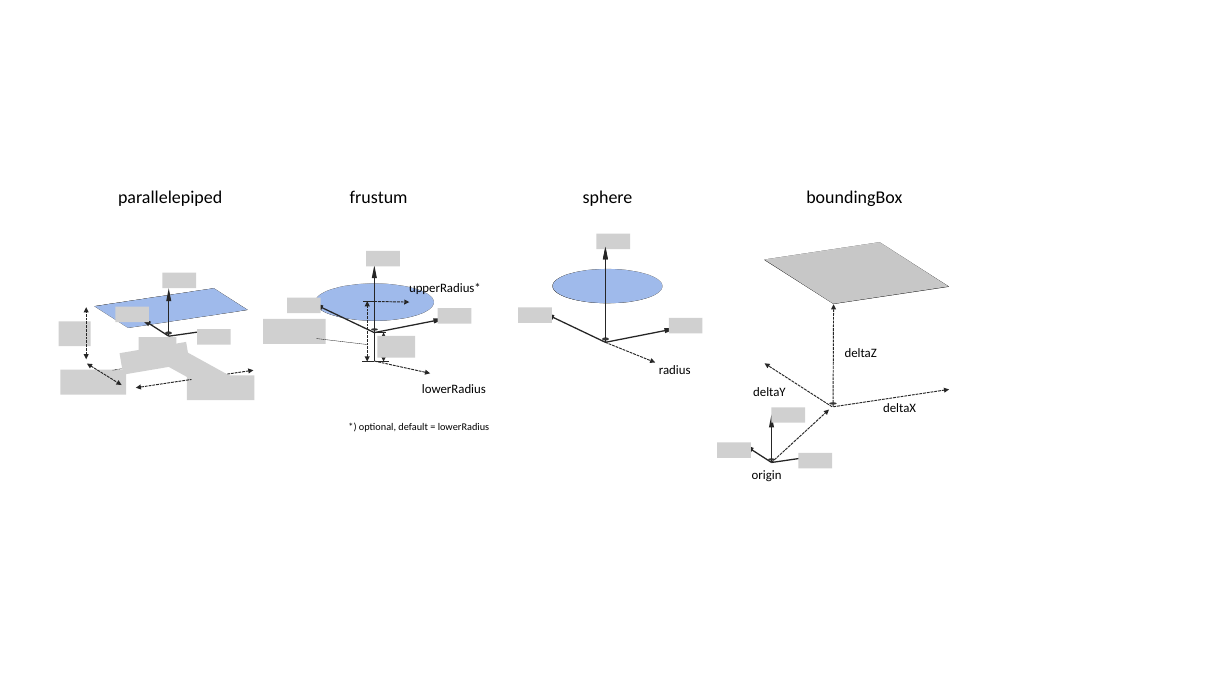
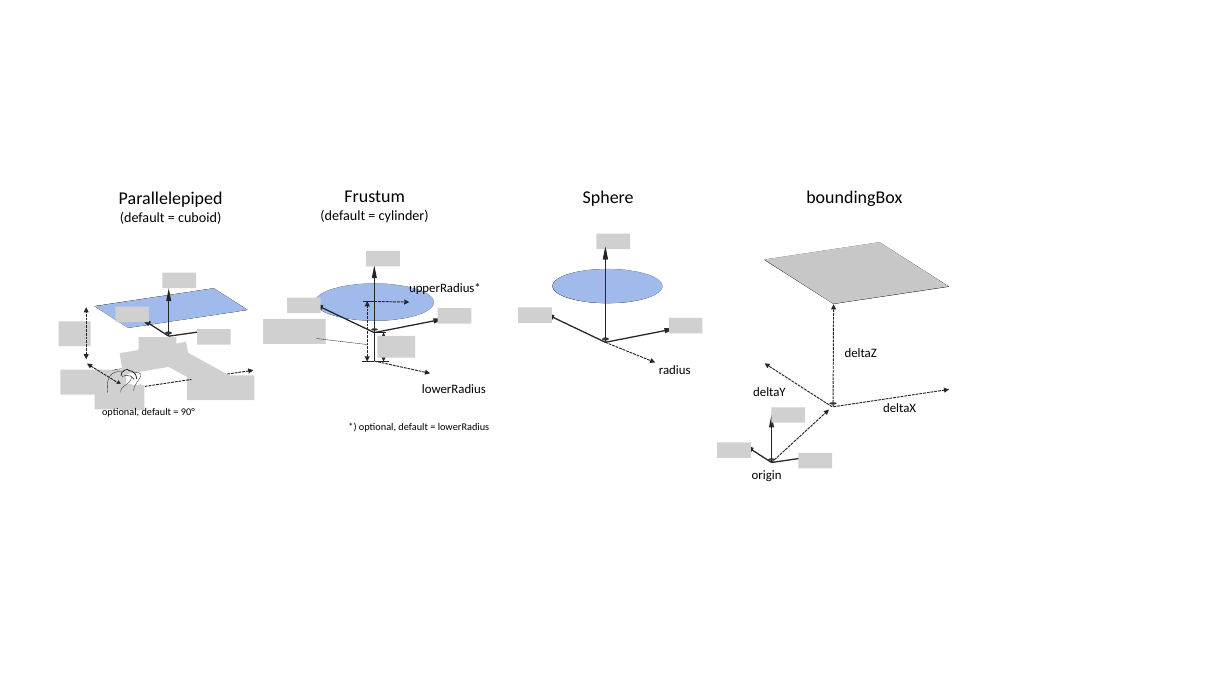
Before and after one commit to DLR-SL/CPACS, a slide deck: slide 1 of documentation/geometryBaseTypes.pptx. Drawn at 1232x693 pixels with LibreOffice and Linux fonts; fonts in the diff are those of the drawing; grey boxes stand for pictures. Boxes give left, top, right and bottom in pixels: in the first picture for what was removed or moved away, otherwise in the second. Text is boxed around its words. In the diff, an @@ line names an element or a change of style, - is before the commit and + after.

```diff
--- a/documentation/geometryBaseTypes.pptx
+++ b/documentation/geometryBaseTypes.pptx
@@ text at <box>119,191,223,224</box>: text changed; size 14 to 11 pt @@
-parallelepiped
+Parallelepiped
+(default = cuboid)
@@ text at <box>320,190,429,223</box>: text changed; size 14 to 11 pt @@
-frustum
+Frustum
+(default = cylinder)
@@ text at <box>583,190,634,206</box>: text changed @@
-sphere
+Sphere
@@ picture added at <box>94,384,119,409</box> @@
@@ picture added at <box>107,384,132,409</box> @@
@@ freeform shape added at <box>107,372,122,393</box>, outline #262626 0.25 pt @@
@@ arc (boxed as its full ellipse) added at <box>115,372,138,394</box>, outline #000000 0.5 pt dashed @@
@@ picture added at <box>119,385,144,410</box> @@
@@ arc (boxed as its full ellipse) added at <box>120,371,137,388</box>, outline #000000 0.5 pt @@
@@ arc (boxed as its full ellipse) added at <box>121,370,136,383</box>, outline #000000 0.5 pt @@
@@ freeform shape added at <box>121,378,132,393</box>, outline #262626 0.25 pt @@
@@ freeform shape added at <box>134,372,141,391</box>, outline #262626 0.25 pt @@
@@ text added at <box>102,407,195,417</box>, 8 pt, text #000000 @@
+optional, default = 90°
```
Also in this commit, not shown: 1 other file.
